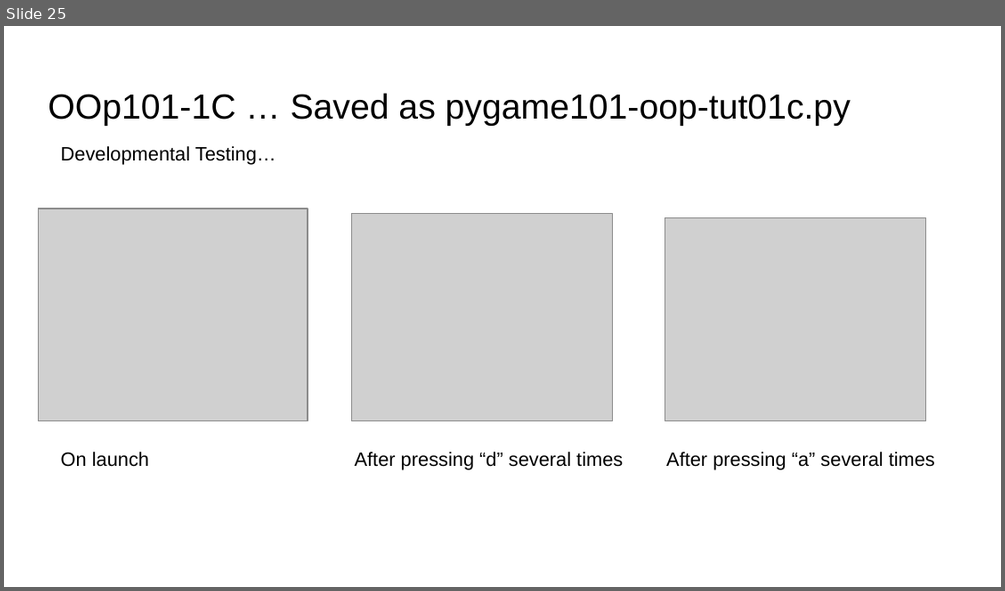
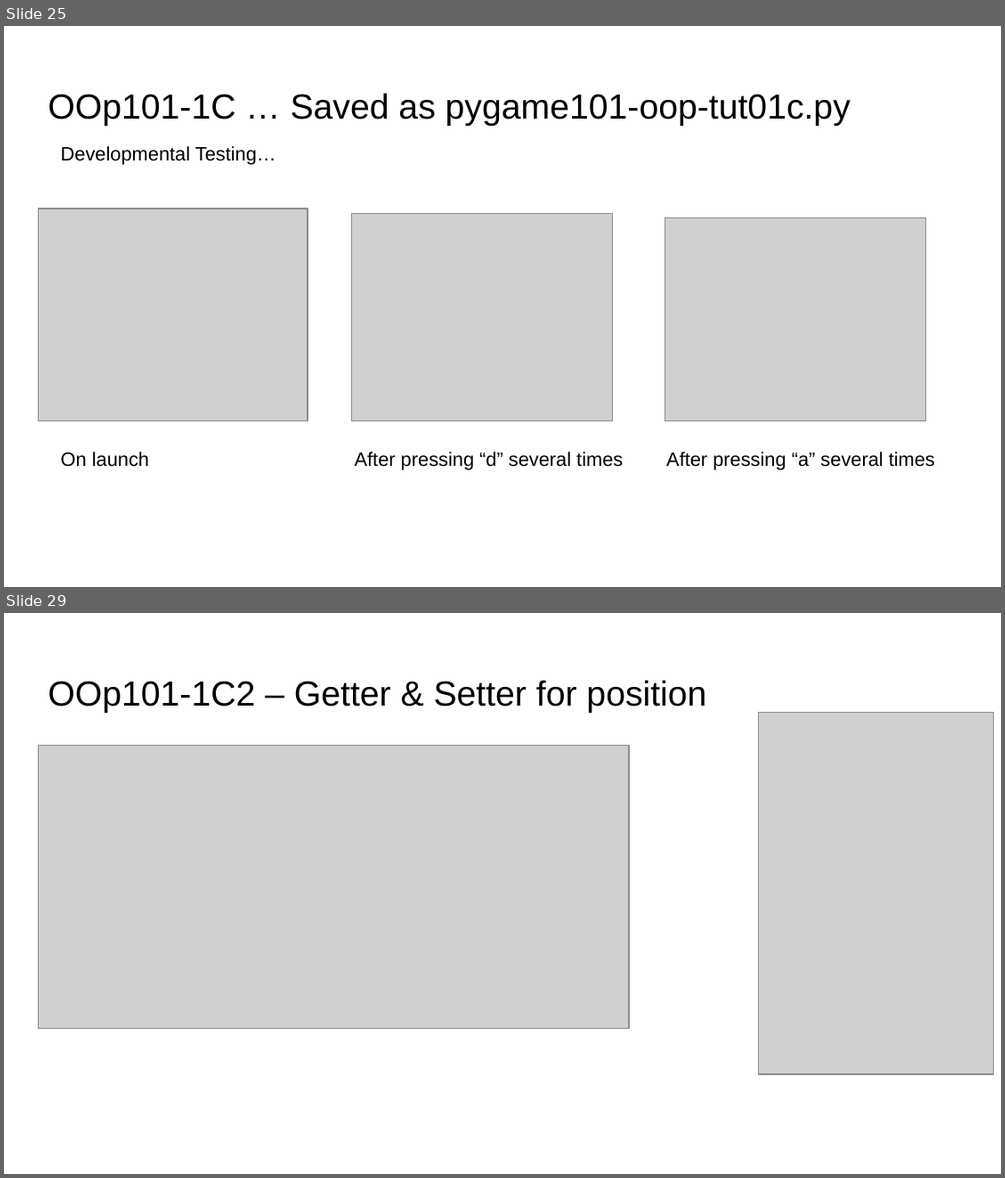
Before and after one commit to MrAWHolmes/KS5-NEA2425, a slide deck: tech_with_tim/Pygame-Tuts-101-1ABC/Docs/Pygame-101-Tuts-by-MrH.pptx. Shown one above the other, each under a label of ours: slide 25 before the commit, slides 25 and 29 after it; the slides between them are not shown. The pictures are 1005x591 and 1005x1178 pixels, drawn with LibreOffice and Linux fonts; fonts in the diff are those of the drawing; grey boxes stand for pictures. Boxes give left, top, right and bottom in pixels: in the first picture for what was removed or moved away, otherwise in the second. Text is boxed around its words. In the diff, an @@ line names an element or a change of style, - is before the commit and + after.

```diff
--- a/tech_with_tim/Pygame-Tuts-101-1ABC/Docs/Pygame-101-Tuts-by-MrH.pptx
+++ b/tech_with_tim/Pygame-Tuts-101-1ABC/Docs/Pygame-101-Tuts-by-MrH.pptx
@@ slide 29 added at (x1=4, y1=613, x2=1001, y2=1174), background #FFFFFF @@
@@ title added at (x1=48, y1=680, x2=706, y2=713), 25.2 pt, text #000000 @@
+OOp101-1C2 – Getter & Setter for position
@@ picture added at (x1=759, y1=713, x2=994, y2=1075) @@
@@ picture added at (x1=38, y1=745, x2=629, y2=1028) @@
```
Also in this commit, not shown: 10 other slides added, 3 other files.
